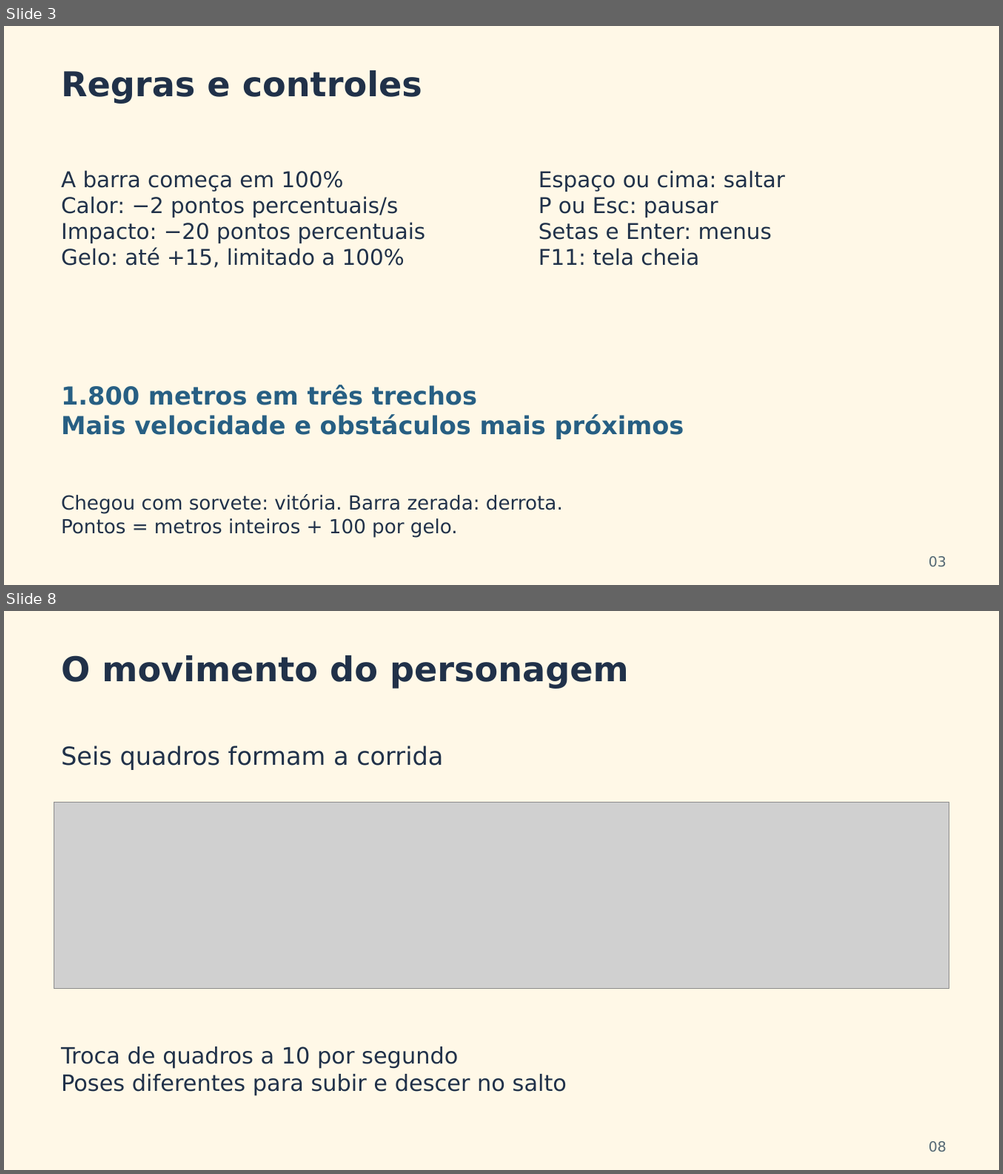
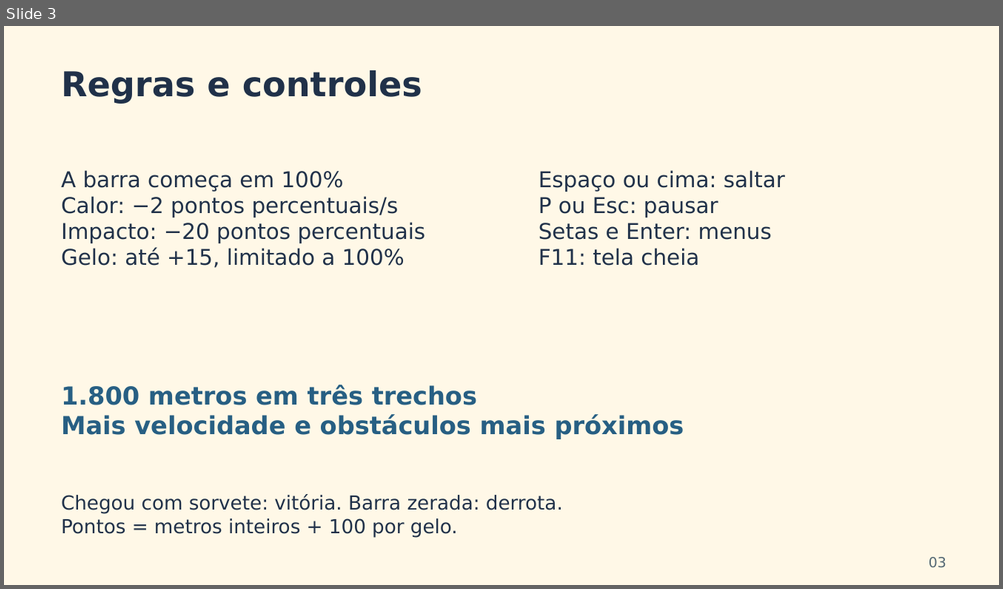
Before and after one commit to Danielpr614/corre-que-derrete, a slide deck: presentation/Corre_que_Derrete_Equipe_20261015.pptx. Shown one above the other, each under a label of ours: slides 3 and 8 before the commit, slide 3 after it; the slides between them are not shown. The pictures are 1003x1174 and 1003x589 pixels, drawn with LibreOffice and Linux fonts; fonts in the diff are those of the drawing; grey boxes stand for pictures. Boxes give left, top, right and bottom in pixels: in the first picture for what was removed or moved away, otherwise in the second. Text is boxed around its words. In the diff, an @@ line names an element or a change of style, - is before the commit and + after.

```diff
--- a/presentation/Corre_que_Derrete_Equipe_20261015.pptx
+++ b/presentation/Corre_que_Derrete_Equipe_20261015.pptx
@@ slide 8 removed at (x1=4, y1=611, x2=999, y2=1170), background #FFF8E7 @@
@@ text removed at (x1=61, y1=655, x2=629, y2=689) @@
-O movimento do personagem
@@ text removed at (x1=61, y1=746, x2=443, y2=770) @@
-Seis quadros formam a corrida
@@ picture removed at (x1=54, y1=802, x2=949, y2=988) @@
@@ text removed at (x1=61, y1=1047, x2=566, y2=1096) @@
-Troca de quadros a 10 por segundo
-Poses diferentes para subir e descer no salto
@@ text removed at (x1=928, y1=1142, x2=946, y2=1153) @@
-08
```
Also in this commit, not shown: 2 slides changed, 3 slides added, 9 other slides removed, 6 other files.
